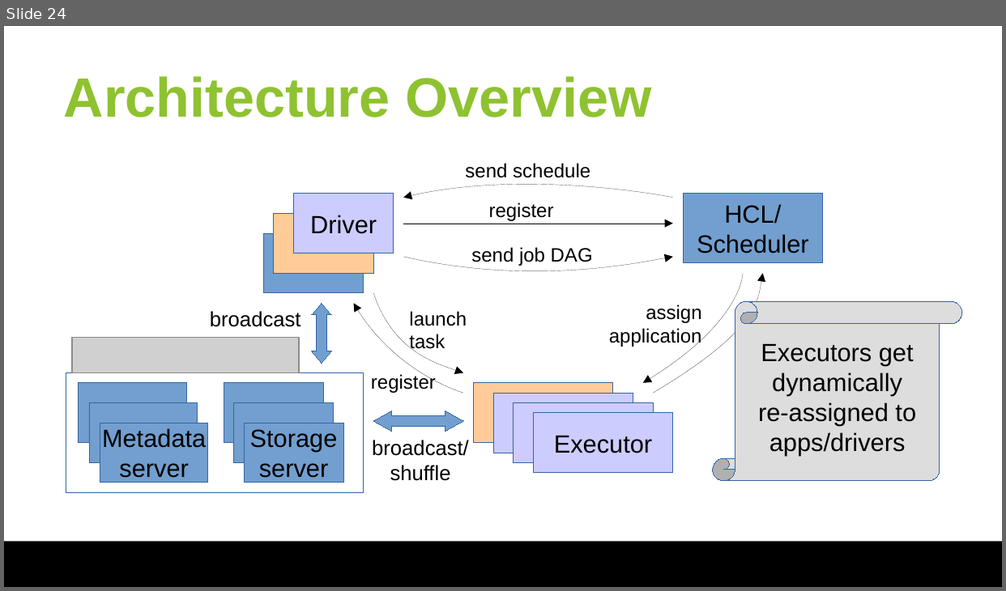
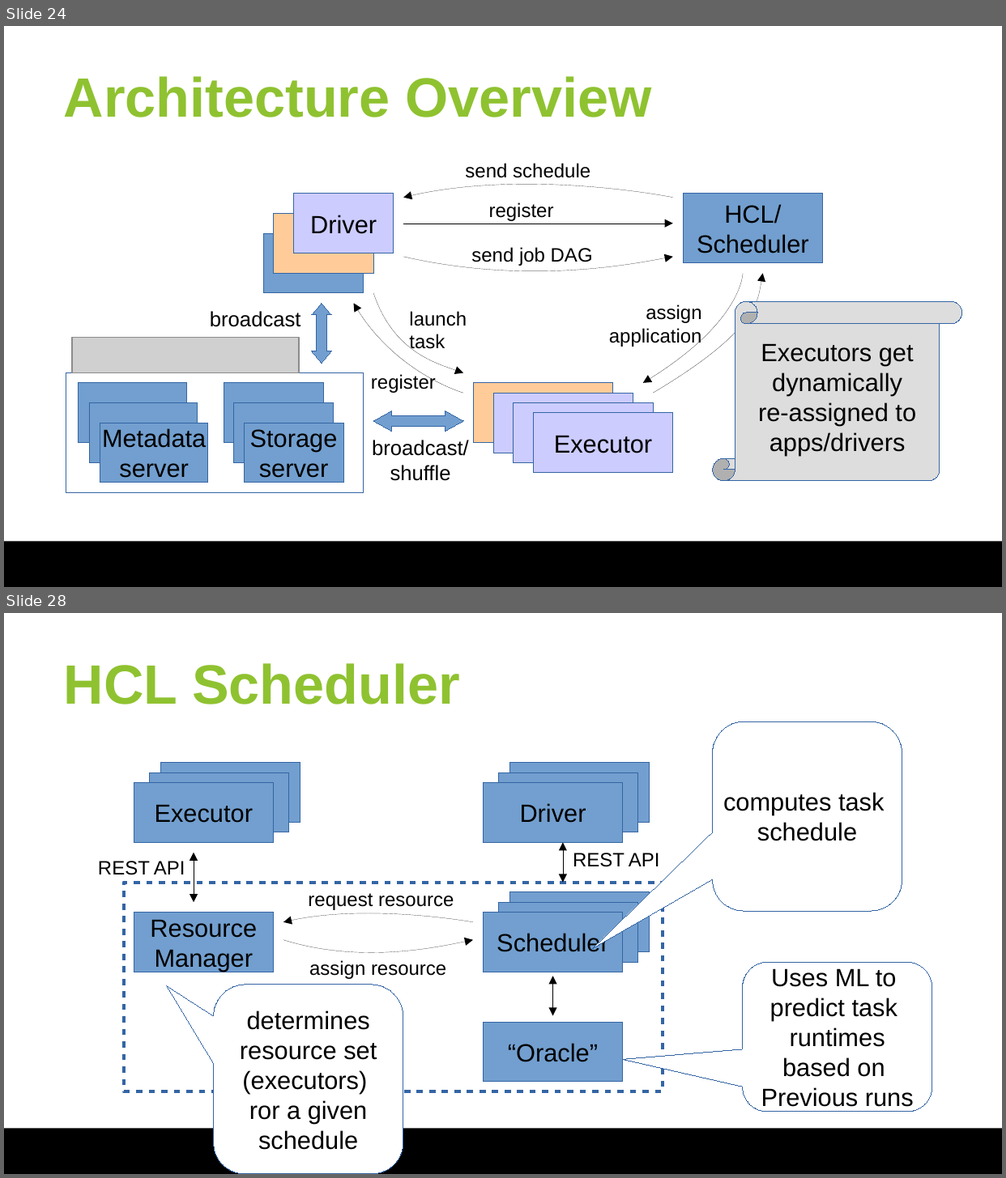
Before and after one commit to huangyibo/spark-summit-18, a slide deck: slides/spark-summit-18.odp. Shown one above the other, each under a label of ours: slide 24 before the commit, slides 24 and 28 after it; the slides between them are not shown. The pictures are 1006x591 and 1006x1178 pixels, drawn with LibreOffice and Linux fonts; fonts in the diff are those of the drawing; grey boxes stand for pictures; background and template pictures are left out. Boxes give left, top, right and bottom in pixels: in the first picture for what was removed or moved away, otherwise in the second. Text is boxed around its words. In the diff, an @@ line names an element or a change of style, - is before the commit and + after.

```diff
--- a/slides/spark-summit-18.odp
+++ b/slides/spark-summit-18.odp
@@ slide 28 added at bbox=[4, 613, 1002, 1174], background #FFFFFF; not listed: 1 template element that a slide beside it also shows @@
@@ title added at bbox=[64, 663, 460, 705], 40 pt, text #8FC230, bold @@
+HCL Scheduler
@@ rounded speech box added at bbox=[713, 722, 902, 911], fill #FFFFFF, outline #3465A4 0 pt, 18 pt, text #000000 @@
+computes task
+schedule
@@ rectangle added at bbox=[134, 782, 274, 842], fill #729FCF, outline #3465A4 0 pt, 18 pt, text #000000 @@
+Executor
@@ rectangle added at bbox=[149, 773, 288, 833], fill #729FCF, outline #3465A4 0 pt @@
@@ rectangle added at bbox=[160, 763, 300, 823], fill #729FCF, outline #3465A4 0 pt @@
@@ rectangle added at bbox=[483, 782, 623, 842], fill #729FCF, outline #3465A4 0 pt, 18 pt, text #000000 @@
+Driver
@@ rectangle added at bbox=[498, 773, 637, 833], fill #729FCF, outline #3465A4 0 pt @@
@@ rectangle added at bbox=[510, 763, 650, 823], fill #729FCF, outline #3465A4 0 pt @@
@@ freeform shape added at bbox=[194, 853, 194, 902], outline #000000 0 pt @@
@@ freeform shape added at bbox=[563, 842, 563, 883], outline #000000 0 pt @@
@@ text added at bbox=[573, 853, 660, 867], 14 pt, text #000000 @@
+REST API
@@ text added at bbox=[98, 861, 185, 875], 14 pt, text #000000 @@
+REST API
@@ rectangle added at bbox=[124, 883, 663, 1092], outline #3465A4 2.3 pt @@
@@ text added at bbox=[308, 893, 454, 910], 14 pt, text #000000 @@
+request resource
@@ rectangle added at bbox=[498, 902, 637, 962], fill #729FCF, outline #3465A4 0 pt @@
@@ rectangle added at bbox=[510, 892, 650, 952], fill #729FCF, outline #3465A4 0 pt @@
@@ rectangle added at bbox=[134, 913, 274, 973], fill #729FCF, outline #3465A4 0 pt, 18 pt, text #000000 @@
+Resource
+Manager
@@ freeform shape added at bbox=[283, 914, 473, 922], outline #000000 0 pt @@
@@ rectangle added at bbox=[483, 913, 623, 973], fill #729FCF, outline #3465A4 0 pt, 18 pt, text #000000 @@
+Scheduler
@@ freeform shape added at bbox=[283, 940, 473, 952], outline #000000 0 pt @@
@@ text added at bbox=[309, 960, 446, 979], 14 pt, text #000000 @@
+assign resource
@@ freeform shape added at bbox=[553, 976, 553, 1016], outline #000000 0 pt @@
@@ rounded speech box added at bbox=[743, 962, 932, 1112], fill #FFFFFF, outline #3465A4 0 pt, 18 pt, text #000000 @@
+Uses ML to
+predict task
+runtimes
+based on
+Previous runs
@@ rounded speech box added at bbox=[214, 986, 403, 1174], fill #FFFFFF, outline #3465A4 0 pt, 18 pt, text #000000 @@
+determines
+resource set
+(executors)
+ror a given
+schedule
@@ rectangle added at bbox=[483, 1022, 623, 1082], fill #729FCF, outline #3465A4 0 pt, 18 pt, text #000000 @@
+“Oracle”
```
Also in this commit, not shown: 1 slide changed, 4 other slides added, 1 slide removed.
